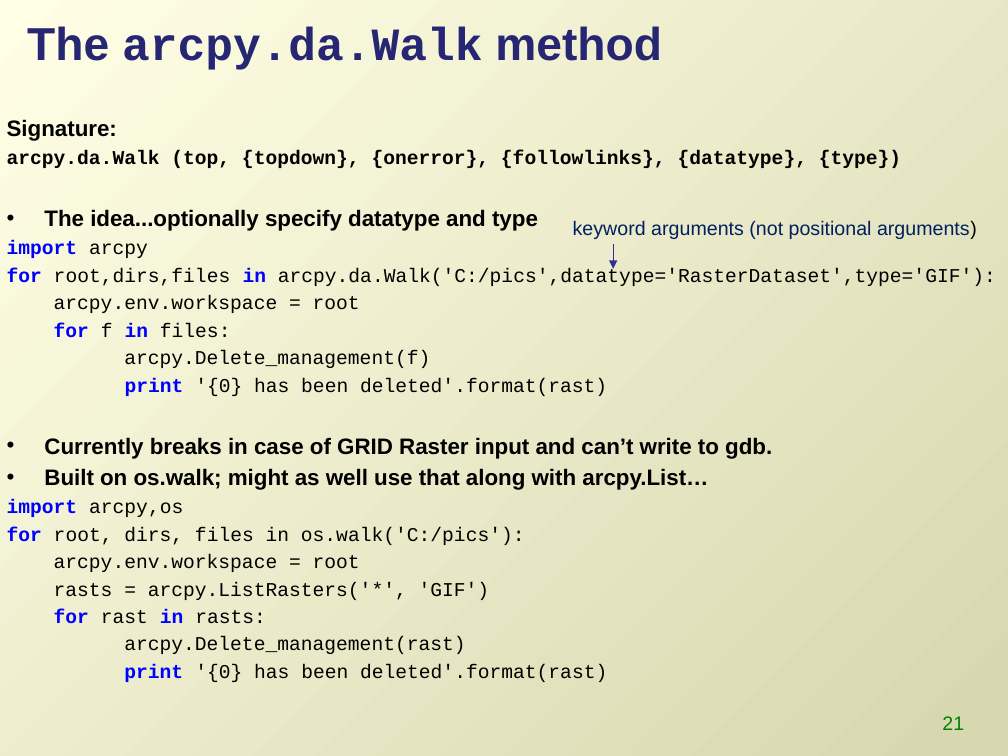
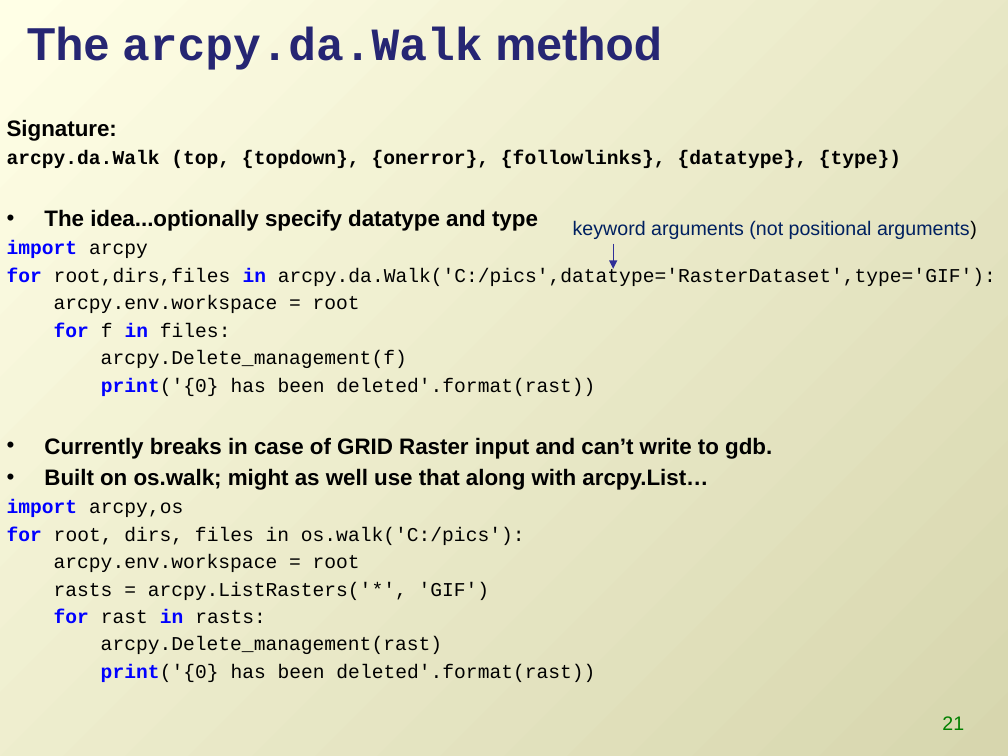
Before and after one commit to lgtateos/gis540, a slide deck: slide 21 of slides/looping2.pptx. Drawn at 1008x756 pixels with LibreOffice and Linux fonts; fonts in the diff are those of the drawing. Boxes give left, top, right and bottom in pixels: in the first picture for what was removed or moved away, otherwise in the second. Text is boxed around its words. In the diff, an @@ line names an element or a change of style, - is before the commit and + after.

```diff
--- a/slides/looping2.pptx
+++ b/slides/looping2.pptx
@@ text at (101,378,595,396): text changed @@
-print '{0} has been deleted'.format(rast)
+print('{0} has been deleted'.format(rast))
@@ text at (101,664,595,682): text changed @@
-print '{0} has been deleted'.format(rast)
+print('{0} has been deleted'.format(rast))
```
Also in this commit, not shown: 12 other slides changed.
